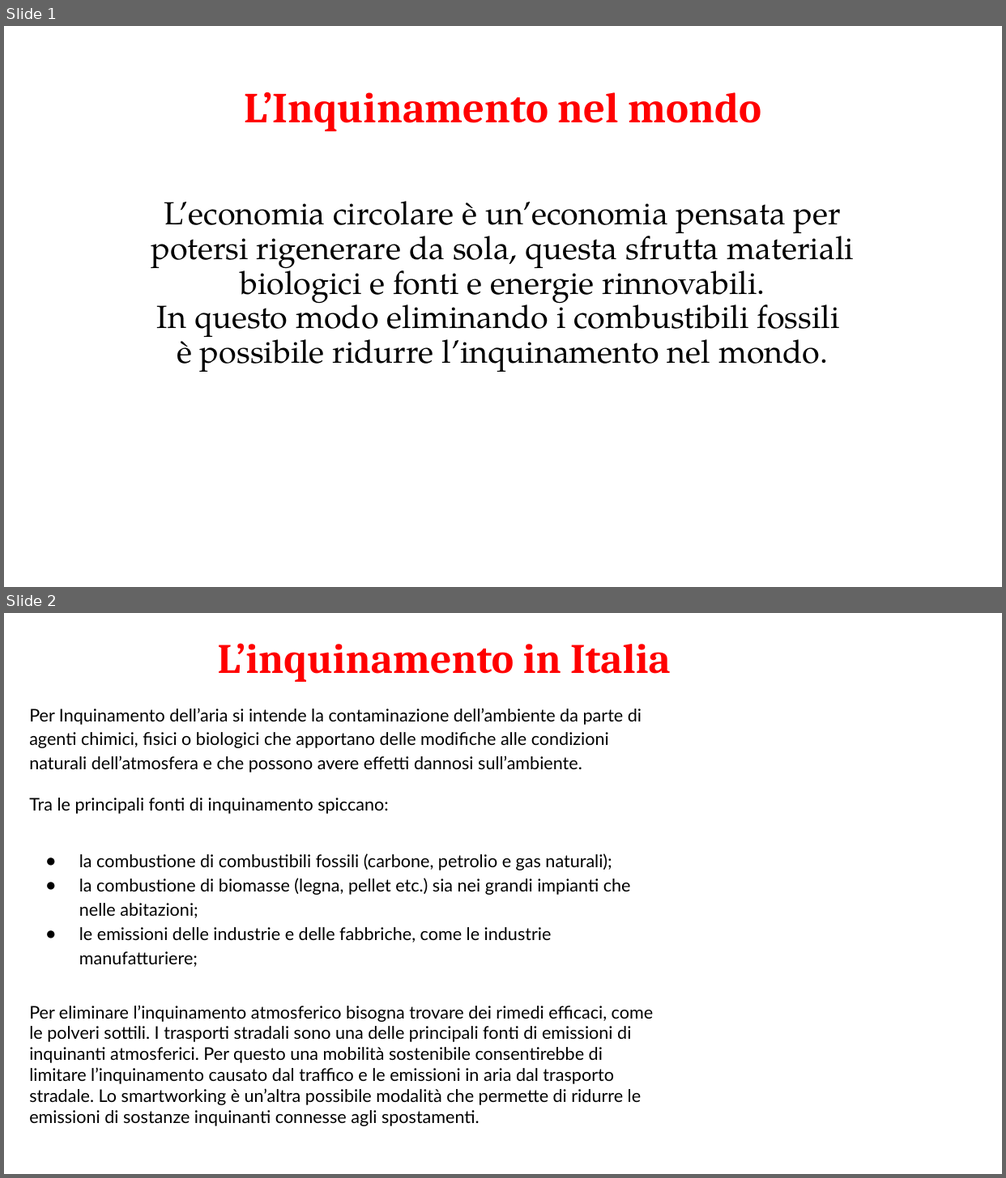
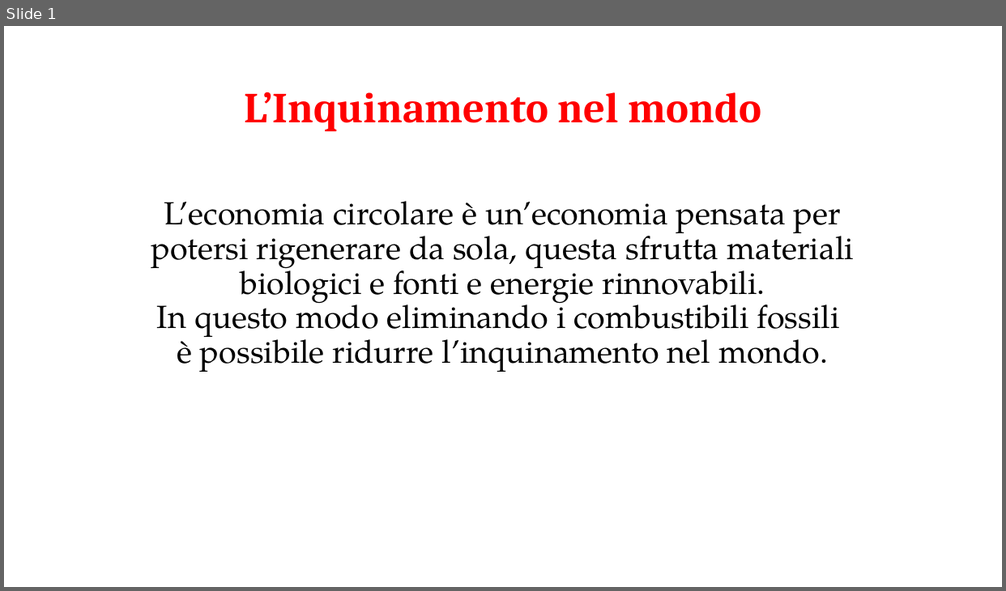
Before and after one commit to FrancescoZeno/Compito-2bi, a slide deck: pptx compito R/matematica.pptx. Shown one above the other, each under a label of ours: slides 1 and 2 before the commit, slide 1 after it. The pictures are 1006x1178 and 1006x591 pixels, drawn with LibreOffice and Linux fonts; fonts in the diff are those of the drawing. Boxes give left, top, right and bottom in pixels: in the first picture for what was removed or moved away, otherwise in the second. Text is boxed around its words. In the diff, an @@ line names an element or a change of style, - is before the commit and + after.

```diff
--- a/pptx compito R/matematica.pptx
+++ b/pptx compito R/matematica.pptx
@@ slide 2 removed at (x1=4, y1=613, x2=1002, y2=1174), background #FFFFFF @@
@@ title removed at (x1=218, y1=643, x2=671, y2=682) @@
-L’inquinamento in Italia
@@ text removed at (x1=29, y1=708, x2=653, y2=1127) @@
-Per Inquinamento dell’aria si intende la contaminazione dell’ambiente da parte di agenti chimici, fisici o biologici che apportano delle modifiche alle condizioni naturali dell’atmosfera e che possono avere effetti dannosi sull’ambiente.
-Tra le principali fonti di inquinamento spiccano:
-● la combustione di combustibili fossili (carbone, petrolio e gas naturali);
-● la combustione di biomasse (legna, pellet etc.) sia nei grandi impianti che nelle abitazioni;
-● le emissioni delle industrie e delle fabbriche, come le industrie manufatturiere;
-Per eliminare l’inquinamento atmosferico bisogna trovare dei rimedi efficaci, come le polveri sottili. I trasporti stradali sono una delle principali fonti di emissioni di inquinanti atmosferici. Per questo una mobilità sostenibile consentirebbe di limitare l’inquinamento causato dal traffico e le emissioni in aria dal trasporto stradale. Lo smartworking è un’altra possibile modalità che permette di ridurre le emissioni di sostanze inquinanti connesse agli spostamenti.
```
Also in this commit, not shown: 2 slides added, 4 other slides removed, 21 other files.
